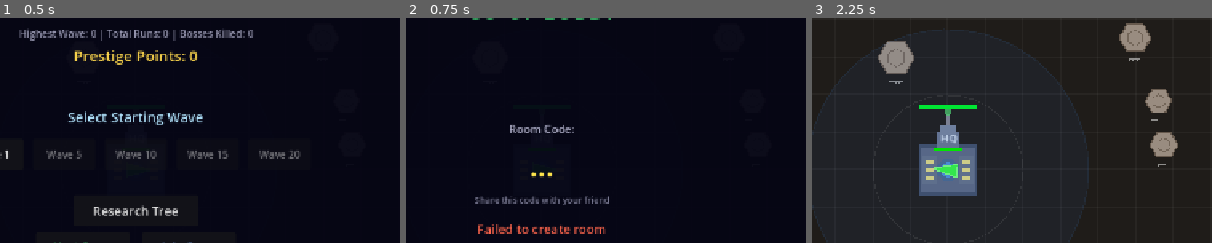
Above: before the commit, frames 1-3 (left to right).
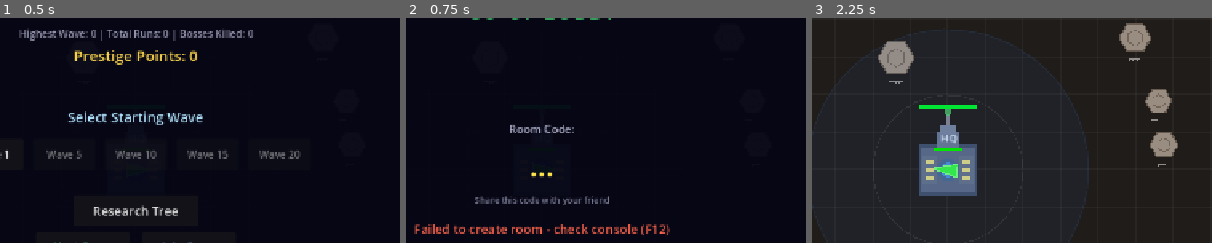
Above: after the commit, the same moments.

Repository: RubenTipparach/godot-sandbox
Game: Godot game, scene res://scenes/main.tscn
Two runs of this game, one before a commit and one after it. Both use one fixed random seed, a clock stepped at 60 frames per second and the inputs below.
Inputs:
- Up to frame 1 (0.5 s): no input
- Up to frame 2 (0.75 s): click "Host Co-op" at 0.5 s
- Up to frame 3 (2.25 s): click "Back" at 1.25 s; click "Wave 1" at 2 s
The pictures show only the part of the screen within x 33-83%, y 16-66%; the shares and areas given below are measured in that part.

Frame 1 is identical in both runs. In frame 2, 1.7% of the frame differs, in the area x 2-66%, y 91-97%; in frame 3, nothing differs.

Commit message:
fixing multiplayer

Diff:
--- a/godot-sandbox/scripts/hud.gd
+++ b/godot-sandbox/scripts/hud.gd
@@ -1501,7 +1501,7 @@
 	_connect_network_signals()
 	var code = await NetworkManager.create_room()
 	if code == "":
-		lobby_status_label.text = "Failed to create room"
+		lobby_status_label.text = "Failed to create room - check console (F12)"
 		lobby_status_label.add_theme_color_override("font_color", Color(1.0, 0.4, 0.3))
 	else:
 		lobby_code_label.text = code
--- a/godot-sandbox/scripts/network_manager.gd
+++ b/godot-sandbox/scripts/network_manager.gd
@@ -20,10 +20,18 @@
 var mp_peer: WebRTCMultiplayerPeer
 
 
+const SIGNALING_HOST: String = "https://mining-mike.vercel.app"
+
+
 func _ready():
 	process_mode = Node.PROCESS_MODE_ALWAYS
 	if OS.has_feature("web"):
-		signaling_base_url = str(JavaScriptBridge.eval("window.location.origin")) + "/api"
+		var origin = str(JavaScriptBridge.eval("window.location.origin"))
+		# Use same-origin if on Vercel, otherwise use hardcoded Vercel URL
+		if origin.contains("vercel.app") or origin.contains("localhost"):
+			signaling_base_url = origin + "/api"
+		else:
+			signaling_base_url = SIGNALING_HOST + "/api"
 	else:
 		signaling_base_url = "http://localhost:3000/api"
 	print("[Net] Signaling URL: ", signaling_base_url)
Not shown, changed: vercel-signaling/api/create-room.js
Not shown, changed: vercel-signaling/api/join-room.js
Not shown, changed: vercel-signaling/api/poll.js
Not shown, changed: vercel-signaling/api/signal.js
